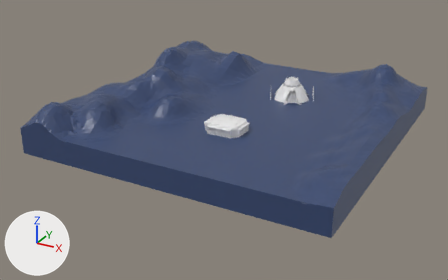
A saved change to the glTF model public/models/hadleys.glb.
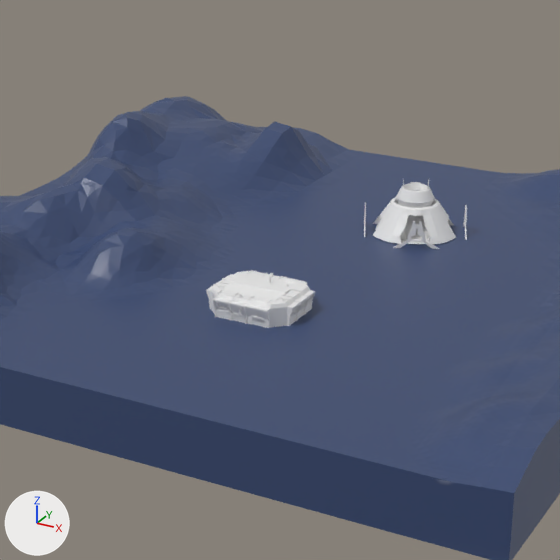
There are two pictures of each version: one whole from a 50 mm lens placed at (8.28, -16.2, 7.58), pointed at (-0.26, -0.68, -0.18), one close up on the part from 26% to 79% of the width and 0% to 84% of the height. Every picture has the same lights, and +X, +Y and +Z are marked at lower left. Where no turn or scale is listed for an object, it has been applied to the vertices.

In view in the first close-up: 'Cube.064', 'building.01', 'terrain.01'.
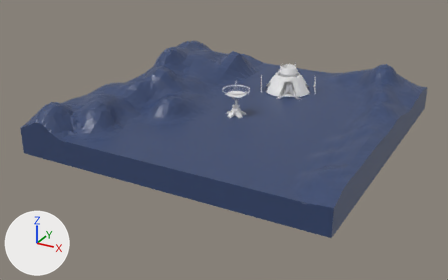
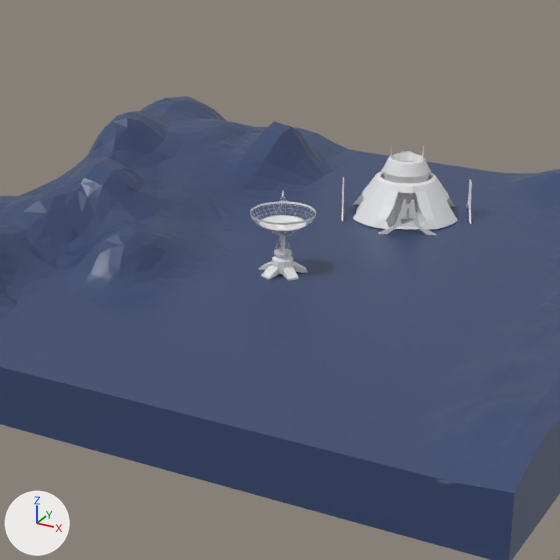
The newer file is also rescaled (x1.07) as a whole; pictures and numbers use the older file's frame.

Pixel boxes [x1, y1, x2, y2] of what changed, in the close-ups (560 x 560 px):
'building.01', moved, rescaled (26% wider, 27% taller): before [364, 179, 467, 249]; after [342, 146, 472, 235]
'Cube.064', deleted: before [206, 270, 315, 328]
'Cylinder.008', added: after [259, 235, 307, 281]
'Sphere.005', added: after [250, 196, 316, 236]

The edits, one by one:
Mesh me_sphere_007 is new.
It has 1482 vertices, 3306 faces and spans x -0.413..0.414, y -0.416..0.411, z 0.0..0.517.
Mesh me_cylinder_011 is new.
It has 200 vertices, 376 faces and spans x -0.309..0.293, y -0.316..0.316, z -0.495..0.001.
Object 'building.01' (ob_building_01) moves from (1.04, 1.63, 0.74) to (0.65, 2.26, 0.74).
Object 'building.01' (ob_building_01) is rescaled from (0.341, 0.341, 0.341) to (0.444, 0.444, 0.444).
Object 'Cube.064' (ob_cube_064) is deleted.
Object 'Sphere.005' (ob_sphere_005) is new; it shows me_sphere_007.
Its location is (0.14, -0.64, 1.22).
Object 'Cylinder.008' (ob_cylinder_008) is new; it shows me_cylinder_011.
Its location is (0.14, -0.64, 1.22).
